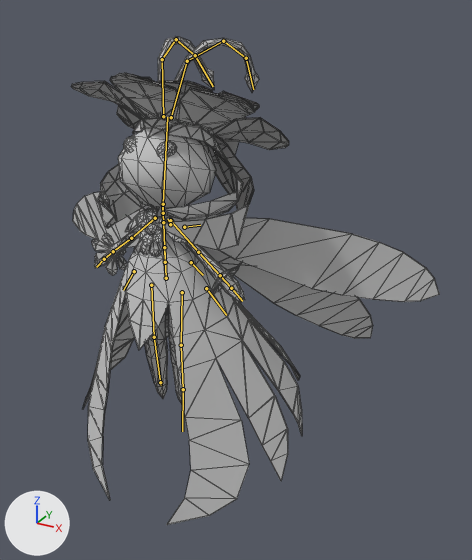
An edit to the FBX model Assets/Resources/Animations/Pixie/Pixie_01.fbx, drawn before and after from the same camera.
One viewpoint serves both versions: a 50 mm lens placed at (0.824, -1.177, 0.963), pointed at (0.105, 0.13, 0.31). The axes (+X, +Y, +Z) are drawn at lower left. The lights are the same throughout. The first picture is the older version. The bones that change, and the others that lie on the model, are drawn over the model as lines. Mesh edges are drawn as thin lines.

The first picture shows 'Sunflora Pixie'.
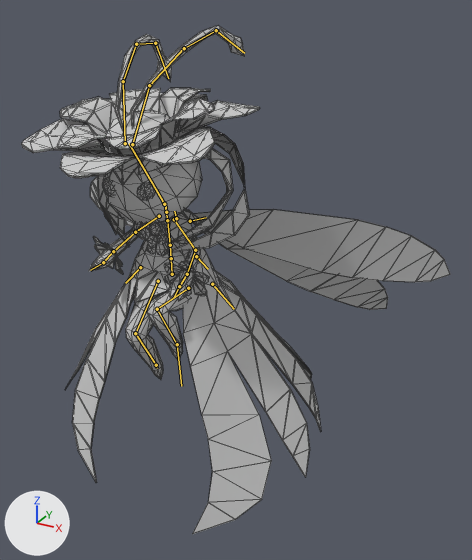
The newer file adds an action. The first version stands in its rest pose; the second is drawn at frame 15 of the action 'Getting_Hit'.

Location of each change, (x1, y1, x2, y2) in pixels of the pictures (472 x 560 px):
'Sunflora Pixie', posed (16% wider)
    before: (71, 37, 440, 525)
    after: (21, 26, 450, 534)
bone 'RigPelvis', root to tip
    before: (166, 278) to (164, 247)
    after: (172, 274) to (170, 244)
bone 'RigLLeg1', root to tip
    before: (182, 292) to (181, 344)
    after: (188, 288) to (157, 309)
bone 'RigLLeg2', root to tip
    before: (181, 345) to (183, 389)
    after: (157, 309) to (177, 344)
bone 'RigLLegAnkle', root to tip
    before: (183, 389) to (182, 431)
    after: (177, 344) to (181, 386)
bone 'RigSpine1', root to tip
    before: (165, 262) to (164, 247)
    after: (171, 258) to (170, 245)
bone 'RigSpine2', root to tip
    before: (164, 247) to (163, 222)
    after: (170, 245) to (167, 220)
bone 'RigRibcage', root to tip
    before: (163, 222) to (162, 206)
    after: (167, 220) to (165, 205)
bone 'RigLArm1', root to tip
    before: (170, 220) to (198, 252)
    after: (174, 219) to (195, 250)
bone 'RigLArm2', root to tip
    before: (198, 252) to (220, 275)
    after: (195, 250) to (187, 274)
bone 'RigLArmPalm', root to tip
    before: (220, 275) to (231, 288)
    after: (187, 274) to (179, 286)
bone 'RigLArmFinger1', root to tip
    before: (231, 288) to (242, 301)
    after: (179, 286) to (173, 298)
bone 'RigHead', root to tip
    before: (163, 204) to (167, 117)
    after: (164, 204) to (129, 143)
bone 'RigFeelerL1', root to tip
    before: (171, 117) to (187, 61)
    after: (132, 144) to (149, 85)
bone 'RigFeelerL2', root to tip
    before: (187, 61) to (223, 41)
    after: (149, 85) to (184, 48)
bone 'RigFeelerL3', root to tip
    before: (223, 41) to (246, 58)
    after: (184, 48) to (216, 30)
bone 'RigFeelerL4', root to tip
    before: (246, 58) to (253, 89)
    after: (216, 30) to (244, 53)
bone 'RigFeelerR1', root to tip
    before: (163, 116) to (162, 59)
    after: (125, 143) to (123, 81)
bone 'RigFeelerR2', root to tip
    before: (162, 59) to (176, 39)
    after: (123, 81) to (136, 43)
bone 'RigFeelerR3', root to tip
    before: (176, 39) to (195, 55)
    after: (136, 44) to (155, 43)
bone 'RigFeelerR4', root to tip
    before: (195, 55) to (213, 86)
    after: (155, 43) to (168, 78)
bone 'RigRArm1', root to tip
    before: (155, 218) to (131, 238)
    after: (159, 216) to (135, 232)
bone 'RigRArm2', root to tip
    before: (131, 238) to (113, 251)
    after: (135, 232) to (113, 251)
bone 'RigRArmPalm', root to tip
    before: (113, 251) to (104, 259)
    after: (113, 251) to (103, 262)
bone 'RigRArmFinger1', root to tip
    before: (104, 259) to (96, 267)
    after: (103, 262) to (90, 270)
bone 'RigRLeg1', root to tip
    before: (151, 285) to (154, 337)
    after: (158, 281) to (135, 333)
bone 'RigRLeg2', root to tip
    before: (154, 337) to (160, 383)
    after: (135, 333) to (156, 365)
bone 'RigSkirtR', root to tip
    before: (134, 271) to (123, 290)
    after: (140, 267) to (125, 283)
bone 'RigSkirtL', root to tip
    before: (206, 288) to (226, 315)
    after: (212, 284) to (234, 309)
bone 'RigSkirtB', root to tip
    before: (191, 262) to (203, 275)
    after: (196, 256) to (208, 269)
bone 'RigRLegAnkle', root to tip
    before: (160, 382) to (161, 385)
    after: (156, 365) to (157, 368)

What the commit changed:
Bone 'RigPelvis' (bone_rigpelvis) moves from (0.0, 0.0, 0.0) to (2.6, 0.0, 0.2).
Bone 'RigPelvis' (bone_rigpelvis) turns from (0, 0, 0) to (0, 0, 3) degrees about its own x, y and z.
Bone 'RigLLeg1' (bone_riglleg1) turns from (0, 0, 0) to (1, 9, 93) degrees about its own x, y and z.
Bone 'RigLLeg2' (bone_riglleg2) turns from (0, 0, 0) to (1, 2, -114) degrees about its own x, y and z.
Bone 'RigLLegAnkle' (bone_rigllegankle) turns from (0, 0, 0) to (4, -4, 14) degrees about its own x, y and z.
Bone 'RigSpine1' (bone_rigspine1) turns from (0, 0, 0) to (0, 3, 0) degrees about its own x, y and z.
Bone 'RigSpine2' (bone_rigspine2) turns from (0, 0, 0) to (0, -5, 1) degrees about its own x, y and z.
Bone 'RigRibcage' (bone_rigribcage) turns from (0, 0, 0) to (0, -1, 6) degrees about its own x, y and z.
Bone 'RigLArm1' (bone_riglarm1) turns from (0, 0, 0) to (-17, 49, 8) degrees about its own x, y and z.
Bone 'RigLArm2' (bone_riglarm2) turns from (0, 0, 0) to (-21, 7, 36) degrees about its own x, y and z.
Bone 'RigLArmPalm' (bone_riglarmpalm) turns from (0, 0, 0) to (10, -1, 7) degrees about its own x, y and z.
Bone 'RigLArmFinger1' (bone_riglarmfinger1) turns from (0, 0, 0) to (-13, -32, 15) degrees about its own x, y and z.
Bone 'RigHead' (bone_righead) moves from (0.0, 0.0, 0.0) to (-0.3, 0.0, 0.0).
Bone 'RigHead' (bone_righead) turns from (0, 0, 0) to (0, 4, 35) degrees about its own x, y and z.
Bone 'RigFeelerL1' (bone_rigfeelerl1) turns from (0, 0, 0) to (4, -10, -50) degrees about its own x, y and z.
Bone 'RigFeelerL2' (bone_rigfeelerl2) turns from (0, 0, 0) to (-13, 3, 18) degrees about its own x, y and z.
Bone 'RigFeelerL3' (bone_rigfeelerl3) turns from (0, 0, 0) to (-15, -3, -20) degrees about its own x, y and z.
Bone 'RigFeelerL4' (bone_rigfeelerl4) moves from (0.0, 0.0, 0.0) to (0.0, -0.1, -0.1).
Bone 'RigFeelerL4' (bone_rigfeelerl4) turns from (0, 0, 0) to (-12, 7, -18) degrees about its own x, y and z.
Bone 'RigFeelerR1' (bone_rigfeelerr1) turns from (0, 0, 0) to (7, 11, -34) degrees about its own x, y and z.
Bone 'RigFeelerR2' (bone_rigfeelerr2) turns from (0, 0, 0) to (3, 0, 4) degrees about its own x, y and z.
Bone 'RigFeelerR3' (bone_rigfeelerr3) turns from (0, 0, 0) to (4, 0, -5) degrees about its own x, y and z.
Bone 'RigFeelerR4' (bone_rigfeelerr4) moves from (0.0, 0.0, 0.0) to (0.0, -0.1, 0.1).
Bone 'RigFeelerR4' (bone_rigfeelerr4) turns from (0, 0, 0) to (19, -24, -22) degrees about its own x, y and z.
Bone 'RigRArm1' (bone_rigrarm1) turns from (0, 0, 0) to (7, -43, -1) degrees about its own x, y and z.
Bone 'RigRArm2' (bone_rigrarm2) turns from (0, 0, 0) to (25, -11, 47) degrees about its own x, y and z.
Bone 'RigRArmPalm' (bone_rigrarmpalm) turns from (0, 0, 0) to (-16, 1, 8) degrees about its own x, y and z.
Bone 'RigRArmFinger1' (bone_rigrarmfinger1) turns from (0, 0, 0) to (7, 28, 23) degrees about its own x, y and z.
Bone 'RigRLeg1' (bone_rigrleg1) turns from (0, 0, 0) to (2, -3, 43) degrees about its own x, y and z.
Bone 'RigRLeg2' (bone_rigrleg2) turns from (0, 0, 0) to (-1, -1, -63) degrees about its own x, y and z.
Bone 'RigSkirtR' (bone_rigskirtr) turns from (0, 0, 0) to (9, -2, 6) degrees about its own x, y and z.
Bone 'RigSkirtL' (bone_rigskirtl) turns from (0, 0, 0) to (-7, -6, 6) degrees about its own x, y and z.
Bone 'RigSkirtB' (bone_rigskirtb) turns from (0, 0, 0) to (0, 0, -3) degrees about its own x, y and z.
Bone 'RigRLegAnkle' (bone_rigrlegankle) moves from (0.0, 0.0, 0.0) to (-0.2, -5.1, 0.5).
Bone 'RigRLegAnkle' (bone_rigrlegankle) turns from (0, 0, 0) to (0, 1, -12) degrees about its own x, y and z.
